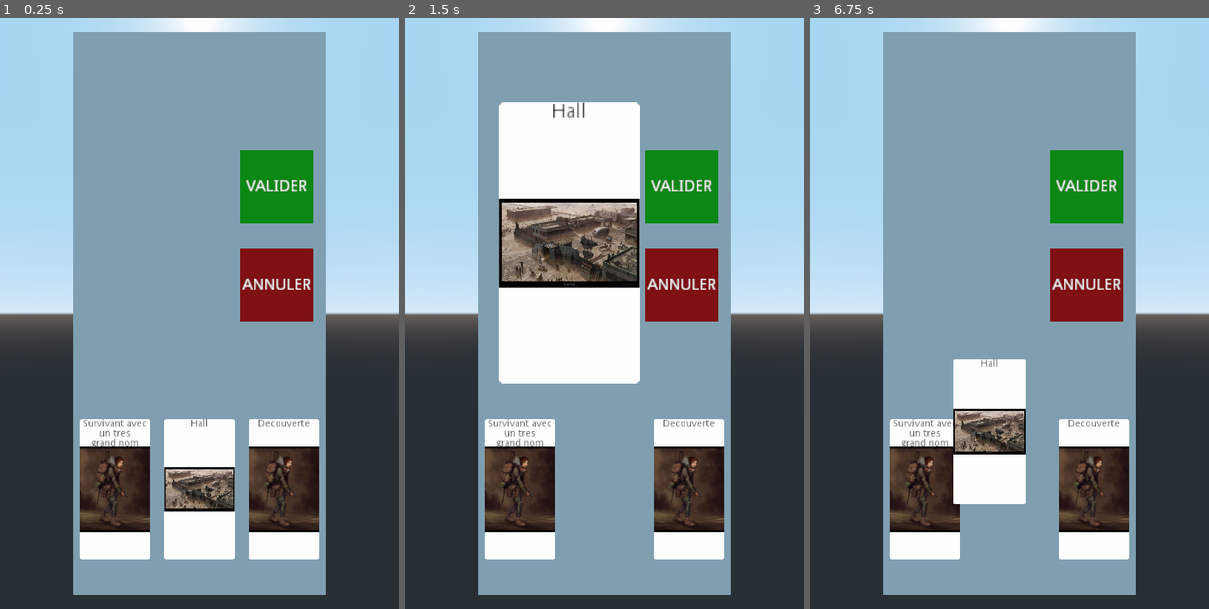
Above: before the commit, frames 1-3 (left to right).
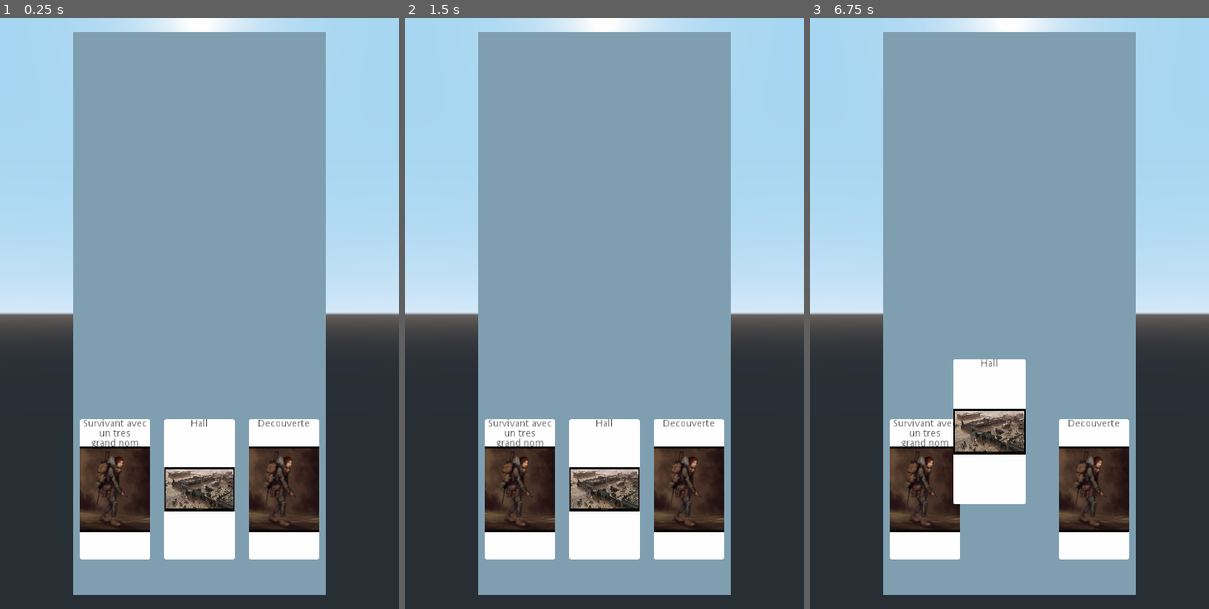
Above: after the commit, the same moments.

Repository: copsfuraxx/ProjetINFO701
Game: Godot game, scene res://Main.tscn
The game is run twice, just before and just after one commit, with the same random seed, the same clock (stepped at 60 frames per second) and the same inputs.
Inputs (mouse positions are in pixels of both pictures, inside the frame that each line leads up to):
- Up to frame 1 (0.25 s): no input
- Up to frame 2 (1.5 s): tap Enter at 0.5 s; move the mouse to (584, 431) at 0.52 s; press the mouse at (584, 431) at 0.53 s; tap Space at 1.25 s; move the mouse to (724, 402) at 1.27 s; release the mouse at (724, 402) at 1.28 s; click (724, 402) at 1.35 s
- Up to frame 3 (6.75 s): tap Enter at 2, 3.5 s; move the mouse to (889, 224) at 2.02 s; press the mouse at (889, 224) at 2.03 s; tap Space at 2.75, 4.25 s; move the mouse to (1029, 313) at 2.77 s; release the mouse at (1029, 313) at 2.78 s; click (1029, 313) at 2.85 s; move the mouse to (949, 165) at 3.52 s; press the mouse at (949, 165) at 3.53 s; move the mouse to (1097, 283) at 4.27 s; release the mouse at (1097, 283) at 4.28 s; click (1097, 283) at 4.35 s; move the mouse to (929, 343) at 5.02 s; press the mouse at (929, 343) at 5.03 s; move the mouse to (1049, 183) at 5.77 s; release the mouse at (1049, 183) at 5.78 s; click (1049, 183) at 5.85 s; move the mouse to (989, 431) at 6.52 s; press the mouse at (989, 431) at 6.53 s

The runs differ from the first frame. In frame 1, 4.5% of the frame differs, in the area x 60-79%, y 22-52%; in frame 2, 26%, in the area x 23-79%, y 14-92%; in frame 3, 4.5%.
Error before the commit: Invalid get index 'position' (on base: 'InputEventKey'). (res://Camera.gd:30)
Error after the commit: Invalid get index 'position' (on base: 'InputEventKey'). (res://Camera.gd:31)

Commit message:
drag and drop fini

Diff:
--- a/Annuler.tscn
+++ b/Annuler.tscn
@@ -1,4 +1,7 @@
-[gd_scene load_steps=3 format=2]
+[gd_scene load_steps=4 format=2]
+
+[sub_resource type="BoxShape" id=3]
+extents = Vector3( 0.325, 0.325, 0.001 )
 
 [sub_resource type="SpatialMaterial" id=2]
 albedo_color = Color( 1, 0, 0, 1 )
@@ -7,7 +10,12 @@
 material = SubResource( 2 )
 size = Vector2( 0.65, 0.65 )
 
-[node name="Annuler" type="MeshInstance"]
+[node name="KinematicBody" type="KinematicBody" groups=["Button", "Non"]]
+
+[node name="CollisionShape" type="CollisionShape" parent="."]
+shape = SubResource( 3 )
+
+[node name="Annuler" type="MeshInstance" parent="."]
 mesh = SubResource( 1 )
 
 [node name="Label3D" type="Label3D" parent="."]
--- a/Camera.gd
+++ b/Camera.gd
@@ -12,57 +12,60 @@
 
 func _ready():
 # Create the RayCast
-	ray = RayCast.new()
-	ray.set_name("RayCast")
-	add_child(ray)
+	ray = $RayCast
 	etat = Etat.Main
 
 func _input(event):
-	if etat == Etat.Main and Input.is_action_just_pressed("click") :
+	if Input.is_action_just_pressed("click") :
 		var to = project_ray_normal(event.position) * 10
-
 		ray.cast_to = to
-
 		ray.enabled = true
-		mouse_origin = project_ray_origin(event.position)
-		mouse_position = mouse_origin + project_ray_normal(event.position)
-	elif etat == Etat.Main and Input.is_action_pressed("click"):
+	elif etat == Etat.Main and Input.is_action_just_released("click") and triger:
+		triger = false
+		if card.drop() == 1:
+			etat = Etat.Carte_Selected
+			$"../MenuSelect".visible = true
+		else:
+			card = null
+	if Input.is_action_pressed("click"):
 		mouse_origin = project_ray_origin(event.position)
 		mouse_position = mouse_origin +  project_ray_normal(event.position)
-	elif etat == Etat.Main and Input.is_action_just_released("click") and triger:
-		triger = false
-		var i = card.drop()
-		if i == 1:
-			etat = Etat.Carte_Selected
-		else:
-			card = null
-	elif etat == Etat.Carte_Selected:
-		if Input.is_action_just_pressed("click"):
-			var to = project_ray_normal(event.position) * 10
-			ray.cast_to = to
-			ray.enabled = true
 
 func _physics_process(delta):
 	if etat == Etat.Main:
-		if ray.is_colliding() :
-			card = ray.get_collider()
-			card.drag()
-			ray.enabled = false
-			triger = true
-			timer = 0
-
-		if triger and timer > 0.1:
-			var p = mouse_position * mouse_origin.distance_to(card.translation)
-			card.translation = Vector3(p.x, p.y, card.translation.z)
-		if triger:
-			timer += delta
+		drag(delta)
 	elif etat == Etat.Carte_Selected:
-		if ray.is_colliding() :
+		if ray.is_colliding():
 			var o = ray.get_collider()
 			if o.is_in_group("Button"):
-				print("oui")
-			else:
+				if o.is_in_group("Oui"):
+					print_debug("oui")
+				reset()
+			elif o.is_in_group("Carte"):
 				card.reset()
 				card = null
 				etat = Etat.Main
-			ray.enabled = false
+				$"../MenuSelect".visible = false
+				drag(delta)
+		elif ray.enabled:
+			reset()
+
+func drag(delta):
+	if ray.is_colliding() and ray.get_collider().is_in_group("Carte"):
+		card = ray.get_collider()
+		card.drag()
+		ray.enabled = false
+		triger = true
+		timer = 0
+	if triger and timer > 0.1:
+		var p = mouse_position * mouse_origin.distance_to(card.translation)
+		card.translation = Vector3(p.x, p.y, card.translation.z)
+	elif triger:
+		timer += delta
+
+func reset():
+	card.reset()
+	card = null
+	etat = Etat.Main
+	$"../MenuSelect".visible = false
+	ray.enabled = false
--- a/Carte/Carte.tscn
+++ b/Carte/Carte.tscn
@@ -7,7 +7,7 @@
 [sub_resource type="BoxShape" id=1]
 extents = Vector3( 0.5, 1, 0.01 )
 
-[node name="Carte" type="KinematicBody"]
+[node name="Carte" type="KinematicBody" groups=["Carte"]]
 transform = Transform( 0.5, 0, 0, 0, 0.5, 0, 0, 0, 0.5, 0, 0, 0 )
 script = ExtResource( 1 )
 
--- a/Main.tscn
+++ b/Main.tscn
@@ -16,13 +16,18 @@
 current = true
 script = ExtResource( 2 )
 
+[node name="RayCast" type="RayCast" parent="Camera"]
+
 [node name="MeshInstance" type="MeshInstance" parent="."]
 transform = Transform( 1, 0, 0, 0, 1, 0, 0, 0, 1, 0, 0, -0.001 )
 mesh = SubResource( 1 )
 skeleton = NodePath("../Camera")
 
-[node name="Annuler" parent="." groups=["Button"] instance=ExtResource( 4 )]
+[node name="MenuSelect" type="Spatial" parent="."]
+visible = false
+
+[node name="Annuler" parent="MenuSelect" instance=ExtResource( 4 )]
 transform = Transform( 0.8, 0, 0, 0, 0.8, 0, 0, 0, 0.8, 0.55, 0.2, 0 )
 
-[node name="Valider" parent="." groups=["Button"] instance=ExtResource( 3 )]
+[node name="Valider" parent="MenuSelect" instance=ExtResource( 3 )]
 transform = Transform( 0.8, 0, 0, 0, 0.8, 0, 0, 0, 0.8, 0.55, 0.9, 0 )
--- a/Valider.tscn
+++ b/Valider.tscn
@@ -1,4 +1,7 @@
-[gd_scene load_steps=3 format=2]
+[gd_scene load_steps=4 format=2]
+
+[sub_resource type="BoxShape" id=3]
+extents = Vector3( 0.325, 0.325, 0.001 )
 
 [sub_resource type="SpatialMaterial" id=2]
 albedo_color = Color( 0, 0.862745, 0, 1 )
@@ -7,7 +10,12 @@
 material = SubResource( 2 )
 size = Vector2( 0.65, 0.65 )
 
-[node name="Valider" type="MeshInstance"]
+[node name="KinematicBody" type="KinematicBody" groups=["Button", "Oui"]]
+
+[node name="CollisionShape" type="CollisionShape" parent="."]
+shape = SubResource( 3 )
+
+[node name="Valider" type="MeshInstance" parent="."]
 mesh = SubResource( 1 )
 
 [node name="Label3D" type="Label3D" parent="."]
